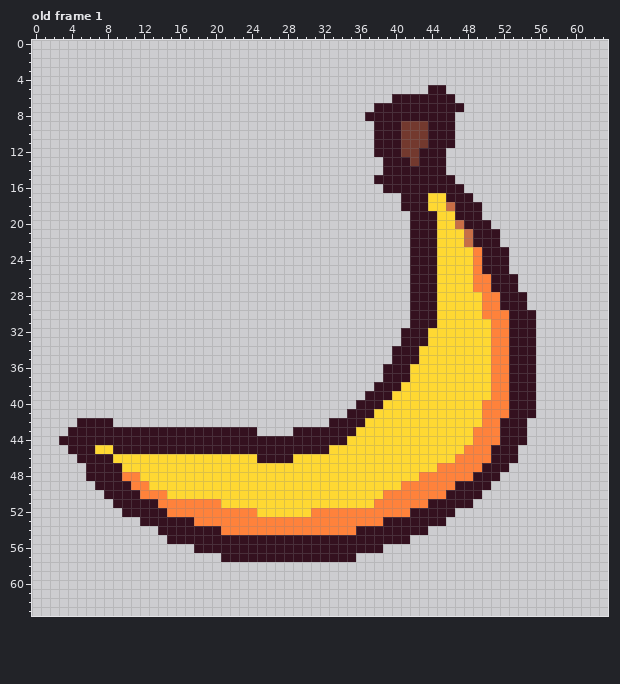
Edited in one commit: pixel-art file (entities/banana/banana.aseprite). Above, as it was before the edit.
64x64 pixels, 1 frame. Shown: old frame 1.
After:
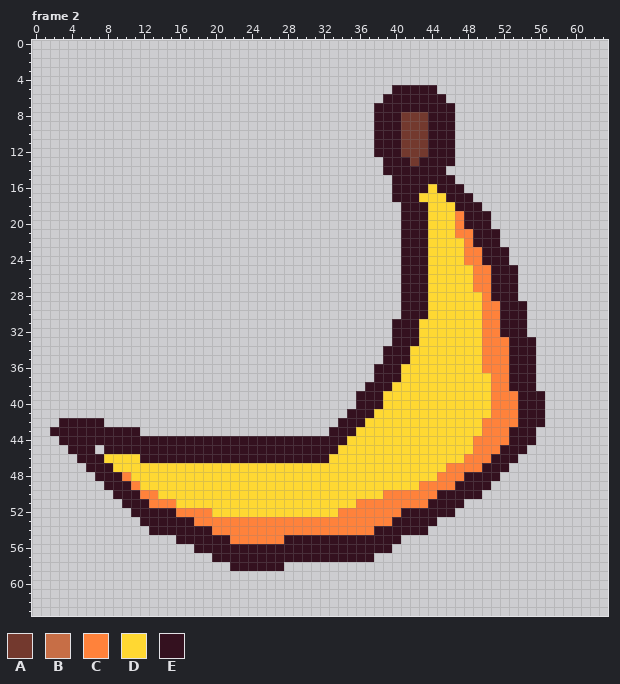
Palette (. is transparent): A #73392e  B #c76e46  C #ff823b  D #ffd832  E #34111f
A new or re-ordered frame is compared with the old frame closest to it.
Changes in this commit:
frames 1 -> 2
Frame 2 is new; against old frame 1:
Colour E becomes colour A in row 8 at x 41 to 43; in row 12 at x 43.
Colour B becomes colour C in row 20 at x 47; in rows 21 to 22 at x 48.
Colour D becomes colour C in row 21 at x 47; in rows 23 to 24 at x 48; in rows 31 to 36 at x 50; in row 51 at x 36 to 37.
Colour E becomes colour C in row 19 at x 47; in row 25 at x 50; in rows 39 to 41 at x 53; in row 42 at x 52 to 53; in rows 43 to 44 at x 52; in row 45 at x 51.
Colour E becomes colour C in row 51 at x 13; in row 53 at x 39; in row 54 at x 20 and 36 to 37; in row 55 at x 22 to 27.
Colour B becomes colour D in row 18 at x 46.
Colour C becomes colour D in rows 40 to 41 at x 50; in row 43 at x 49; in row 45 at x 48; in row 46 at x 47; in row 47 at x 45; in row 48 at x 11 and 43 to 44.
Colour C becomes colour D in row 49 at x 12 and 41 to 42; in row 50 at x 14; in row 51 at x 16 to 20; in row 52 at x 20 to 24 and 31 to 33.
Colour E becomes colour D in row 16 at x 44; in row 17 at x 43; in rows 19 to 30 at x 44; in row 31 at x 43 to 44; in rows 32 to 33 at x 43; in rows 34 to 35 at x 42.
Colour E becomes colour D in rows 36 to 37 at x 41; in row 38 at x 40; in row 39 at x 39; in row 46 at x 8; in row 47 at x 9.
The author put colour E in row 5 at x 40 to 43; in row 6 at x 39; in rows 12 to 13 at x 46; in row 17 at x 40; in row 19 at x 41 and 50; in rows 20 to 24 at x 41.
The author put colour E in row 25 at x 41 and 53; in rows 26 to 30 at x 41; in row 31 at x 40 to 41; in rows 32 to 33 at x 40; in rows 34 to 35 at x 39; in rows 36 to 37 at x 38.
The author put colour E in row 38 at x 37; in row 39 at x 36 and 56; in rows 40 to 41 at x 56; in row 42 at x 3 to 4 and 55 to 56; in row 43 at x 2 to 3 and 55; in row 44 at x 55.
The author put colour E in row 45 at x 54; in row 54 at x 13; in row 56 at x 39; in row 57 at x 20 and 36 to 37; in row 58 at x 22 to 27.
Colour C becomes colour E in row 28 at x 51; in rows 30 to 32 at x 52; in row 48 at x 48; in row 50 at x 45; in row 52 at x 15 and 41.
Colour D becomes colour E in row 45 at x 8 and 33; in row 46 at x 12 to 24 and 29 to 32.
Colour D is removed in row 45 at x 7.
Colour E is removed in row 5 at x 45; in row 6 at x 46; in row 7 at x 47; in row 8 at x 37; in row 15 at x 38 to 39; in row 16 at x 39.
Colour E is removed in row 28 at x 54; in rows 30 to 32 at x 55; in row 42 at x 8 and 33; in row 43 at x 12 to 24 and 29 to 32; in row 48 at x 6; in row 49 at x 7.
Colour E is removed in row 50 at x 8; in row 51 at x 9 and 48; in row 52 at x 10; in row 53 at x 45; in row 55 at x 15 and 41.
